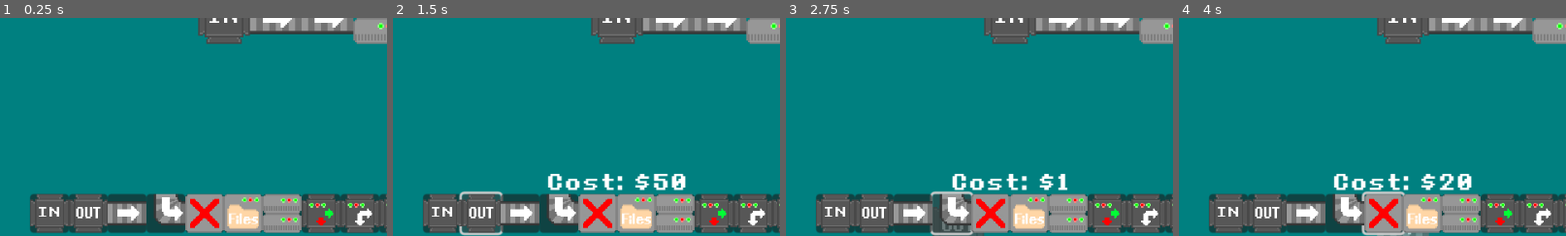
Above: before the commit, frames 1-4 (left to right).
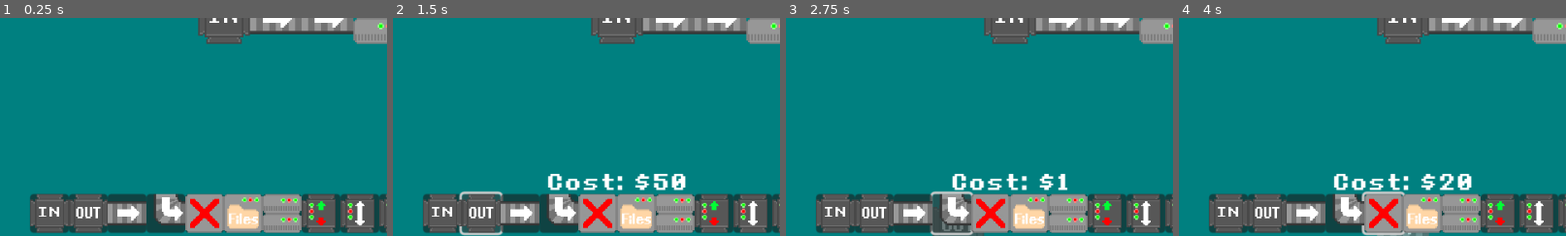
Above: after the commit, the same moments.

Repository: Birb-Games/gmtk-game-jam-2024
Game: Godot game, scene res://scenes/Root.tscn
Same seed, same stepped clock (60 frames per second), same inputs: the game is played once before the commit and once after it.
Inputs (mouse positions are % of the whole screen's width and height, from its top left):
- Up to frame 1 (0.25 s): no input
- Up to frame 2 (1.5 s): click (28, 95) at 0.5 s; click (33, 95) at 1.25 s
- Up to frame 3 (2.75 s): click (43, 95) at 2 s
- Up to frame 4 (4 s): click (38, 95) at 2.75 s; click (48, 95) at 3.5 s
The pictures show only the part of the screen within x 21-71%, y 50-100%; the shares and areas given below are measured in that part.

The runs differ from the first frame. In frame 1, 0.7% of the frame differs, in the area x 79-98%, y 83-96%; in frame 2, 0.7%; in frame 3, 0.7%; in frame 4, 0.7%.

Commit message:
change artwork of sorter and splitter, also added splitter variants to tileset

Diff:
--- a/assets/tiles/tiles.tres
+++ b/assets/tiles/tiles.tres
@@ -10,8 +10,22 @@
 0:0/0/custom_data_0 = "input"
 1:0/0 = 0
 1:0/0/custom_data_0 = "output"
+0:1/next_alternative_id = 4
 0:1/0 = 0
 0:1/0/custom_data_0 = "splitter"
+0:1/1 = 1
+0:1/1/transpose = true
+0:1/1/z_index = 1
+0:1/1/custom_data_1 = 1
+0:1/2 = 2
+0:1/2/flip_h = true
+0:1/2/flip_v = true
+0:1/2/z_index = 2
+0:1/2/custom_data_1 = 2
+0:1/3 = 3
+0:1/3/flip_v = true
+0:1/3/transpose = true
+0:1/3/custom_data_1 = 3
 1:1/0 = 0
 1:1/0/custom_data_0 = "green_filter"
 0:2/0 = 0
Binary file changed: assets/tiles/tiles.png
